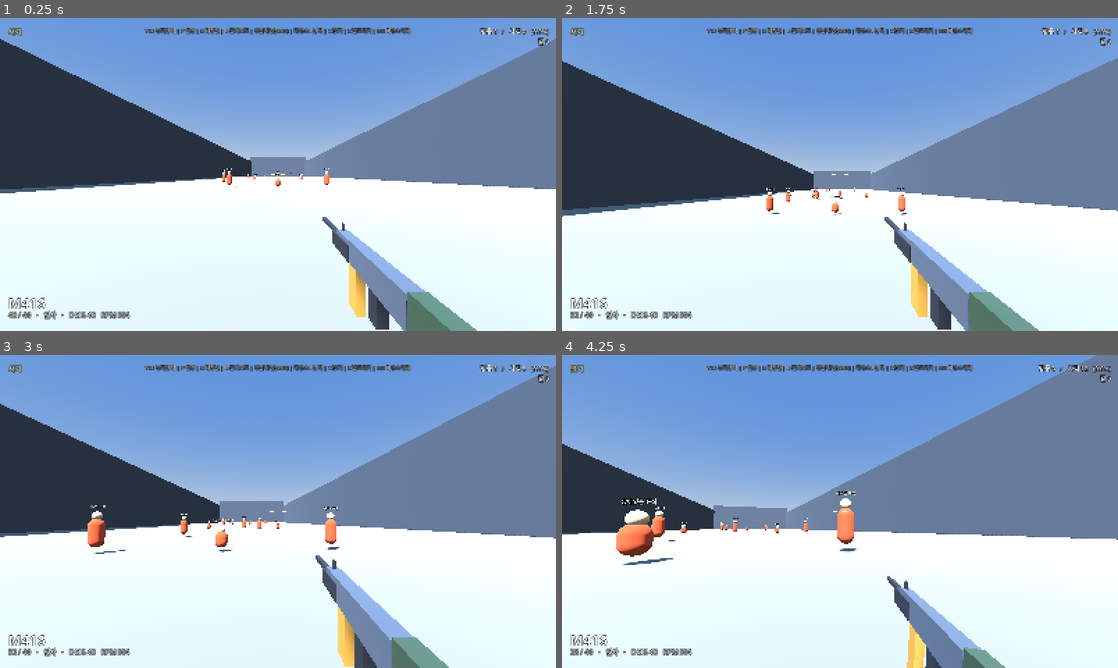
Above: before the commit, frames 1-4 (two rows, left to right).
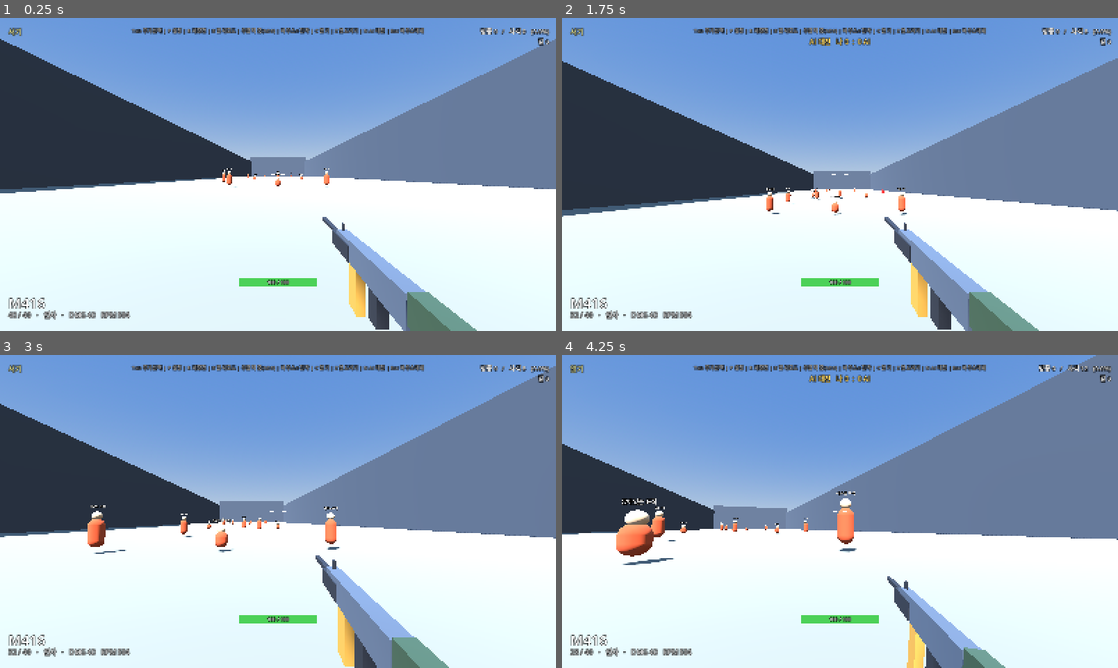
Above: after the commit, the same moments.

Repository: wqrvQ2WR/pubg-aim-trainer
Game: Godot game, scene res://scenes/Main.tscn
Same seed, same stepped clock (60 frames per second), same inputs: the game is played once before the commit and once after it.
Inputs (mouse positions are in pixels of both pictures, inside the frame that each line leads up to):
- Up to frame 1 (0.25 s): no input
- Up to frame 2 (1.75 s): tap Enter at 0.5 s; move the mouse to (867, 174) at 0.52 s; hold Right mouse button (ads) 0.53-1.28 s; hold W (move_forward) from 0.53 s (still down); tap Space (jump) at 0.77, 1.52 s; click (867, 174) at 0.8 s; move the mouse to (812, 174) at 1.27 s; click (812, 174) at 1.35 s; tap N (duel_toggle, bound only after the commit) at 1.55 s
- Up to frame 3 (3 s): keep holding W (move_forward); move the mouse to (289, 505) at 2.02 s; hold N (duel_toggle, bound only after the commit) 2.03-2.78 s; right-click (289, 505) at 2.3 s; move the mouse to (272, 517) at 2.77 s; right-click (272, 517) at 2.85 s
- Up to frame 4 (4.25 s): keep holding W (move_forward); tap Space (jump) at 3.02, 3.77 s; click (834, 517) at 3.05 s; move the mouse to (878, 514) at 3.52 s; hold C (crouch) from 3.53 s (still down); tap N (duel_toggle, bound only after the commit) at 3.8 s; tap R (reload) at 4.15 s

The runs differ from the first frame. In frame 1, 1.2% of the frame differs, in the area x 23-77%, y 3-86%; in frame 2, 1.4%; in frame 3, 1.2%; in frame 4, 1.4%.

Commit message:
AI 대전 모드 추가 (N키로 시작/종료)
- Player.gd: 체력(100)/사망/3초 리스폰 시스템 추가. 사망 중엔
  입력·이동·사격 차단. 자체 사격 레이캐스트에 collision_mask를
  명시해 AI 물리바디와 히트박스 판정이 겹치지 않게 함
- AIBot.gd: 시야 확보시 플레이어를 조준하며 스트레이핑 이동,
  0.4초 반응지연 + 2.6도 탄퍼짐이 있는 사격(완벽한 에임봇 아님),
  헤드샷 2배 데미지, 사망 후 랜덤 스폰포인트에서 3.5초 리스폰
- DuelManager.gd: N키로 모드 토글, 봇 스폰/디스폰, 킬 스코어 집계
- HUD: 체력바, "나 X : Y AI" 스코어보드, 사망 시 "사망!" 표시

Diff:
--- a/project.godot
+++ b/project.godot
@@ -41,6 +41,11 @@
 shoulder={
 "deadzone": 0.2,
 "events": [Object(InputEventMouseButton,"resource_local_to_scene":false,"resource_name":"","device":-1,"button_mask":128,"position":Vector2(0, 0),"global_position":Vector2(0, 0),"factor":1.0,"button_index":8,"canceled":false,"pressed":true,"double_click":false,"script":null)
+]
+}
+duel_toggle={
+"deadzone": 0.2,
+"events": [Object(InputEventKey,"resource_local_to_scene":false,"resource_name":"","device":-1,"window_id":0,"alt_pressed":false,"shift_pressed":false,"ctrl_pressed":false,"meta_pressed":false,"pressed":false,"keycode":0,"physical_keycode":78,"key_label":0,"unicode":110,"location":0,"echo":false,"script":null)
 ]
 }
 reload={
--- /dev/null
+++ b/scripts/AIBot.gd
@@ -0,0 +1,283 @@
+extends CharacterBody3D
+## AI 대전 상대: 시야가 확보되면 플레이어를 향해 스트레이핑하며 반응지연+탄퍼짐이
+## 있는 사격을 한다. 완벽한 에임봇이 아니라 연습 상대로 이길 수 있는 수준.
+
+signal ai_hit(damage: int, is_kill: bool)
+signal ai_died()
+signal ai_respawned()
+
+const MAX_HEALTH := 100
+const MOVE_SPEED := 3.6
+const TURN_SPEED := 3.5
+const ENGAGE_RANGE := 55.0
+const KEEP_DISTANCE_FAR := 24.0
+const KEEP_DISTANCE_NEAR := 9.0
+const FIRE_INTERVAL := 0.14
+const AIM_SPREAD_DEG := 2.6
+const REACTION_DELAY := 0.4
+const DAMAGE_PER_HIT := 18
+const RESPAWN_DELAY := 3.5
+const STRAFE_CHANGE_INTERVAL := 1.4
+const EYE_HEIGHT := 1.5
+
+const COLOR_NORMAL := Color(0.75, 0.14, 0.12)
+const COLOR_HEAD := Color(0.85, 0.55, 0.5)
+const COLOR_FLASH := Color(1.0, 0.9, 0.2)
+const COLOR_DOWNED := Color(0.3, 0.3, 0.3)
+
+var health: int = MAX_HEALTH
+var is_dead: bool = false
+var player: Node3D = null
+var spawn_points: Array = []
+
+var fire_timer: float = 0.0
+var sight_timer: float = 0.0
+var strafe_dir: int = 1
+var strafe_timer: float = STRAFE_CHANGE_INTERVAL
+var los_check_timer: float = 0.0
+var has_los_cached: bool = false
+
+var body_mesh: MeshInstance3D
+var head_mesh: MeshInstance3D
+var body_material: StandardMaterial3D
+var body_hitbox: Area3D
+var head_hitbox: Area3D
+var name_label: Label3D
+var health_label: Label3D
+
+
+func _ready() -> void:
+	collision_layer = 16
+	collision_mask = 1
+	floor_max_angle = deg_to_rad(50)
+
+	var capsule := CapsuleShape3D.new()
+	capsule.radius = 0.4
+	capsule.height = 1.8
+	var coll := CollisionShape3D.new()
+	coll.shape = capsule
+	coll.position.y = 0.9
+	add_child(coll)
+
+	_build_visuals()
+
+
+func _build_visuals() -> void:
+	body_material = StandardMaterial3D.new()
+	body_material.albedo_color = COLOR_NORMAL
+	var head_material := StandardMaterial3D.new()
+	head_material.albedo_color = COLOR_HEAD
+
+	var body_capsule := CapsuleMesh.new()
+	body_capsule.radius = 0.34
+	body_capsule.height = 1.4
+	body_mesh = MeshInstance3D.new()
+	body_mesh.mesh = body_capsule
+	body_mesh.material_override = body_material
+	body_mesh.position.y = 1.0
+	add_child(body_mesh)
+
+	var head_sphere := SphereMesh.new()
+	head_sphere.radius = 0.23
+	head_sphere.height = 0.46
+	head_mesh = MeshInstance3D.new()
+	head_mesh.mesh = head_sphere
+	head_mesh.material_override = head_material
+	head_mesh.position.y = 1.85
+	add_child(head_mesh)
+
+	body_hitbox = _make_hitbox("body", Vector3(0, 1.0, 0))
+	var body_shape := CapsuleShape3D.new()
+	body_shape.radius = 0.36
+	body_shape.height = 1.4
+	(body_hitbox.get_child(0) as CollisionShape3D).shape = body_shape
+
+	head_hitbox = _make_hitbox("head", Vector3(0, 1.85, 0))
+	var head_shape := SphereShape3D.new()
+	head_shape.radius = 0.25
+	(head_hitbox.get_child(0) as CollisionShape3D).shape = head_shape
+
+	name_label = Label3D.new()
+	name_label.text = "AI"
+	name_label.position.y = 2.3
+	name_label.font_size = 32
+	name_label.outline_size = 8
+	name_label.modulate = Color(1.0, 0.7, 0.7, 0.9)
+	add_child(name_label)
+
+	health_label = Label3D.new()
+	health_label.text = "100"
+	health_label.position.y = 2.05
+	health_label.font_size = 24
+	health_label.outline_size = 6
+	health_label.modulate = Color(1.0, 1.0, 1.0, 0.85)
+	add_child(health_label)
+
+
+func _make_hitbox(part: String, local_pos: Vector3) -> Area3D:
+	var area := Area3D.new()
+	area.set_script(load("res://scripts/Hitbox.gd"))
+	area.target = self
+	area.part = part
+	area.collision_layer = 4
+	area.collision_mask = 0
+	area.position = local_pos
+	var cs := CollisionShape3D.new()
+	area.add_child(cs)
+	add_child(area)
+	return area
+
+
+func spawn_at(pos: Vector3) -> void:
+	health = MAX_HEALTH
+	is_dead = false
+	global_position = pos
+	velocity = Vector3.ZERO
+	rotation = Vector3.ZERO
+	sight_timer = 0.0
+	fire_timer = 0.0
+	body_material.albedo_color = COLOR_NORMAL
+	health_label.text = str(health)
+	visible = true
+	for hb in [body_hitbox, head_hitbox]:
+		(hb.get_child(0) as CollisionShape3D).disabled = false
+
+
+func register_hit(damage: int, part: String, _hit_pos: Vector3) -> bool:
+	if is_dead:
+		return false
+	var dmg := damage
+	if part == "head":
+		dmg *= 2
+	health -= dmg
+	health_label.text = str(max(health, 0))
+	_flash_hit()
+	var killed := false
+	if health <= 0:
+		killed = true
+		_die()
+	ai_hit.emit(dmg, killed)
+	return killed
+
+
+func _flash_hit() -> void:
+	body_material.albedo_color = COLOR_FLASH
+	var t := get_tree().create_timer(0.08)
+	t.timeout.connect(func():
+		if not is_dead:
+			body_material.albedo_color = COLOR_NORMAL
+	)
+
+
+func _die() -> void:
+	is_dead = true
+	body_material.albedo_color = COLOR_DOWNED
+	for hb in [body_hitbox, head_hitbox]:
+		(hb.get_child(0) as CollisionShape3D).disabled = true
+	var tw := create_tween()
+	tw.tween_property(self, "rotation:x", deg_to_rad(-85), 0.25)
+	ai_died.emit()
+	get_tree().create_timer(RESPAWN_DELAY).timeout.connect(_respawn)
+
+
+func _respawn() -> void:
+	var pos: Vector3 = spawn_points[randi() % spawn_points.size()] if not spawn_points.is_empty() else global_position
+	spawn_at(pos)
+	ai_respawned.emit()
+
+
+func _has_line_of_sight() -> bool:
+	if not player:
+		return false
+	var space_state := get_world_3d().direct_space_state
+	var eye_pos := global_position + Vector3(0, EYE_HEIGHT, 0)
+	var target_pos: Vector3 = player.global_position + Vector3(0, 1.4, 0)
+	var dir := target_pos - eye_pos
+	var dist := dir.length()
+	if dist < 0.05:
+		return true
+	var to := eye_pos + dir.normalized() * (dist + 1.0)
+	var query := PhysicsRayQueryParameters3D.create(eye_pos, to)
+	query.collision_mask = 1
+	var result := space_state.intersect_ray(query)
+	if result.is_empty():
+		return true
+	return result["collider"] == player
+
+
+func _shoot_at_player() -> void:
+	if not player:
+		return
+	var space_state := get_world_3d().direct_space_state
+	var eye_pos := global_position + Vector3(0, EYE_HEIGHT, 0)
+	var target_pos: Vector3 = player.global_position + Vector3(0, randf_range(1.15, 1.6), 0)
+	var dir := (target_pos - eye_pos).normalized()
+
+	var spread := deg_to_rad(AIM_SPREAD_DEG)
+	var rand_yaw := (randf() * 2.0 - 1.0) * spread
+	var rand_pitch := (randf() * 2.0 - 1.0) * spread
+	var aim_basis := Basis.looking_at(dir, Vector3.UP)
+	var final_dir := (aim_basis * Vector3(rand_yaw, rand_pitch, -1.0)).normalized()
+
+	var to := eye_pos + final_dir * 200.0
+	var query := PhysicsRayQueryParameters3D.create(eye_pos, to)
+	query.collision_mask = 1
+	var result := space_state.intersect_ray(query)
+	if result and result.has("collider") and result["collider"] == player and player.has_method("take_hit"):
+		player.take_hit(DAMAGE_PER_HIT, result["position"])
+
+
+func _physics_process(delta: float) -> void:
+	if not is_on_floor():
+		velocity.y -= 20.0 * delta
+
+	if is_dead or not player or player.is_dead:
+		velocity.x = 0.0
+		velocity.z = 0.0
+		move_and_slide()
+		return
+
+	var to_player := player.global_position - global_position
+	to_player.y = 0.0
+	var dist := to_player.length()
+
+	los_check_timer -= delta
+	if los_check_timer <= 0.0:
+		has_los_cached = _has_line_of_sight()
+		los_check_timer = 0.15
+
+	if has_los_cached and dist < ENGAGE_RANGE and dist > 0.01:
+		sight_timer += delta
+		var forward_dir := to_player.normalized()
+		var target_yaw := atan2(forward_dir.x, forward_dir.z)
+		rotation.y = lerp_angle(rotation.y, target_yaw, TURN_SPEED * delta)
+
+		strafe_timer -= delta
+		if strafe_timer <= 0.0:
+			strafe_dir *= -1
+			strafe_timer = STRAFE_CHANGE_INTERVAL
+
+		var perp := Vector3(-forward_dir.z, 0, forward_dir.x)
+		var move_vec := perp * float(strafe_dir)
+		if dist > KEEP_DISTANCE_FAR:
+			move_vec += forward_dir * 0.6
+		elif dist < KEEP_DISTANCE_NEAR:
+			move_vec -= forward_dir * 0.6
+		if move_vec.length() > 0.01:
+			move_vec = move_vec.normalized()
+			velocity.x = move_vec.x * MOVE_SPEED
+			velocity.z = move_vec.z * MOVE_SPEED
+		else:
+			velocity.x = 0.0
+			velocity.z = 0.0
+
+		fire_timer -= delta
+		if sight_timer > REACTION_DELAY and fire_timer <= 0.0:
+			_shoot_at_player()
+			fire_timer = FIRE_INTERVAL
+	else:
+		sight_timer = 0.0
+		velocity.x = move_toward(velocity.x, 0.0, MOVE_SPEED * 4.0 * delta)
+		velocity.z = move_toward(velocity.z, 0.0, MOVE_SPEED * 4.0 * delta)
+
+	move_and_slide()
--- /dev/null
+++ b/scripts/DuelManager.gd
@@ -0,0 +1,81 @@
+extends Node3D
+## N키로 켜고 끄는 AI 대전 모드: 봇 스폰/디스폰과 킬 스코어를 관리한다.
+
+signal score_changed(player_kills: int, ai_kills: int)
+signal mode_changed(active: bool)
+
+const AIBotScript := preload("res://scripts/AIBot.gd")
+
+const SPAWN_POINTS := [
+	Vector3(-10, 0, -30), Vector3(10, 0, -30), Vector3(0, 0, -45),
+	Vector3(-14, 0, -60), Vector3(14, 0, -60), Vector3(0, 0, -20),
+	Vector3(-6, 0, -75), Vector3(6, 0, -75),
+]
+
+var player: Node = null
+var ai_bot: Node3D = null
+var mode_active: bool = false
+var player_kills: int = 0
+var ai_kills: int = 0
+
+
+func _ready() -> void:
+	if player:
+		player.died.connect(_on_player_died)
+
+
+func _unhandled_input(event: InputEvent) -> void:
+	if event.is_action_pressed("duel_toggle"):
+		toggle_mode()
+
+
+func toggle_mode() -> void:
+	if mode_active:
+		stop_mode()
+	else:
+		start_mode()
+
+
+func start_mode() -> void:
+	mode_active = true
+	player_kills = 0
+	ai_kills = 0
+	score_changed.emit(player_kills, ai_kills)
+	_spawn_bot()
+	mode_changed.emit(true)
+
+
+func stop_mode() -> void:
+	mode_active = false
+	if ai_bot:
+		ai_bot.queue_free()
+		ai_bot = null
+	mode_changed.emit(false)
+
+
+func _spawn_bot() -> void:
+	if ai_bot:
+		ai_bot.queue_free()
+		ai_bot = null
+	var bot := CharacterBody3D.new()
+	bot.set_script(AIBotScript)
+	bot.player = player
+	bot.spawn_points = SPAWN_POINTS
+	add_child(bot)
+	bot.ai_died.connect(_on_ai_died)
+	bot.spawn_at(SPAWN_POINTS[randi() % SPAWN_POINTS.size()])
+	ai_bot = bot
+
+
+func _on_ai_died() -> void:
+	if not mode_active:
+		return
+	player_kills += 1
+	score_changed.emit(player_kills, ai_kills)
+
+
+func _on_player_died() -> void:
+	if not mode_active:
+		return
+	ai_kills += 1
+	score_changed.emit(player_kills, ai_kills)
--- a/scripts/HUD.gd
+++ b/scripts/HUD.gd
@@ -2,6 +2,7 @@
 ## 크로스헤어, 무기명, 탄약, 자세, 명중 통계를 표시하는 HUD
 
 var player: Node = null
+var duel_manager: Node = null
 
 var weapon_name_label: Label
 var weapon_sub_label: Label
@@ -10,6 +11,13 @@
 var shoulder_label: Label
 var stats_label: Label
 var hint_label: Label
+var health_bg: ColorRect
+var health_fill: ColorRect
+var health_label: Label
+var duel_score_label: Label
+var death_label: Label
+
+const HEALTH_BAR_WIDTH := 224.0
 
 var shots := 0
 var hits := 0
@@ -56,8 +64,34 @@
 
 	hint_label = _make_label(15, Color(0.85, 0.85, 0.85, 0.75), HORIZONTAL_ALIGNMENT_CENTER)
 	_place(hint_label, Control.PRESET_TOP_WIDE, 0, 24, 0, 48)
-	hint_label.text = "Tab 무기선택 | P 설정 | R 재장전 | B 발사모드 | 우클릭 줌(ADS) | 마우스4 견착 | C 앉기 | Z 엎드리기 | Esc 마우스해제"
+	hint_label.text = "Tab 무기선택 | P 설정 | R 재장전 | B 발사모드 | 우클릭 줌(ADS) | 마우스4 견착 | C 앉기 | Z 엎드리기 | N AI 대전 | Esc 마우스해제"
 	add_child(hint_label)
+
+	health_bg = ColorRect.new()
+	health_bg.color = Color(0.12, 0.12, 0.12, 0.85)
+	_place(health_bg, Control.PRESET_CENTER_BOTTOM, -112, -150, 112, -128)
+	add_child(health_bg)
+
+	health_fill = ColorRect.new()
+	health_fill.color = Color(0.3, 0.85, 0.35, 0.95)
+	_place(health_fill, Control.PRESET_CENTER_BOTTOM, -112, -150, 112, -128)
+	add_child(health_fill)
+
+	health_label = _make_label(14, Color.WHITE, HORIZONTAL_ALIGNMENT_CENTER)
+	_place(health_label, Control.PRESET_CENTER_BOTTOM, -112, -150, 112, -128)
+	add_child(health_label)
+
+	duel_score_label = _make_label(20, Color(1.0, 0.85, 0.4), HORIZONTAL_ALIGNMENT_CENTER)
+	_place(duel_score_label, Control.PRESET_TOP_WIDE, 0, 52, 0, 78)
+	duel_score_label.text = ""
+	add_child(duel_score_label)
+
+	death_label = _make_label(48, Color(1.0, 0.2, 0.2), HORIZONTAL_ALIGNMENT_CENTER)
+	_place(death_label, Control.PRESET_CENTER, -300, -80, 300, -20)
+	death_label.text = ""
+	add_child(death_label)
+
+	_update_health_bar(player.health if player else 100, 100)
 
 	if player:
 		player.weapon_changed.connect(_on_weapon_changed)
@@ -68,7 +102,14 @@
 		player.shot_fired.connect(_on_shot_fired)
 		player.ads_changed.connect(_on_ads_changed)
 		player.shoulder_changed.connect(_on_shoulder_changed)
+		player.health_changed.connect(_update_health_bar)
+		player.died.connect(_on_player_died)
+		player.respawned.connect(_on_player_respawned)
 		_on_weapon_changed(player.current_weapon_id)
+
+	if duel_manager:
+		duel_manager.score_changed.connect(_on_score_changed)
+		duel_manager.mode_changed.connect(_on_duel_mode_changed)
 
 	_update_stats()
 
@@ -126,6 +167,31 @@
 
 func _on_shoulder_changed(active: bool) -> void:
 	shoulder_label.text = "견착 중" if active else ""
+
+
+func _update_health_bar(current: int, max_health: int) -> void:
+	var frac: float = clamp(float(current) / float(max_health), 0.0, 1.0)
+	health_fill.offset_right = health_fill.offset_left + HEALTH_BAR_WIDTH * frac
+	health_fill.color = Color(0.3, 0.85, 0.35, 0.95) if frac > 0.3 else Color(0.85, 0.3, 0.25, 0.95)
+	health_label.text = "%d / %d" % [max(current, 0), max_health]
+
+
+func _on_player_died() -> void:
+	death_label.text = "사망!"
+
+
+func _on_player_respawned() -> void:
+	death_label.text = ""
+
+
+func _on_score_changed(player_kills: int, ai_kills: int) -> void:
+	duel_score_label.text = "AI 대전   나 %d  :  %d AI" % [player_kills, ai_kills]
+
+
+func _on_duel_mode_changed(active: bool) -> void:
+	if not active:
+		duel_score_label.text = ""
+		death_label.text = ""
 
 
 func _on_shot_fired() -> void:
--- a/scripts/Main.gd
+++ b/scripts/Main.gd
@@ -3,12 +3,14 @@
 
 var player: CharacterBody3D
 var range_manager: Node3D
+var duel_manager: Node3D
 
 
 func _ready() -> void:
 	_build_environment()
 	_build_player()
 	_build_range()
+	_build_duel()
 	_build_ui()
 
 
@@ -99,6 +101,14 @@
 	add_child(range_manager)
 
 
+func _build_duel() -> void:
+	duel_manager = Node3D.new()
+	duel_manager.name = "DuelManager"
+	duel_manager.set_script(load("res://scripts/DuelManager.gd"))
+	duel_manager.player = player
+	add_child(duel_manager)
+
+
 func _build_ui() -> void:
 	var canvas := CanvasLayer.new()
 	add_child(canvas)
@@ -106,6 +116,7 @@
 	var hud := Control.new()
 	hud.set_script(load("res://scripts/HUD.gd"))
 	hud.player = player
+	hud.duel_manager = duel_manager
 	canvas.add_child(hud)
 
 	var weapon_select := Control.new()
--- a/scripts/Player.gd
+++ b/scripts/Player.gd
@@ -9,6 +9,9 @@
 signal shot_fired()
 signal ads_changed(active: bool)
 signal shoulder_changed(active: bool)
+signal health_changed(current: int, max_health: int)
+signal died()
+signal respawned()
 
 enum Stance { STAND, CROUCH, PRONE }
 
@@ -25,6 +28,8 @@
 const SHOULDER_FOV_MULT := 0.92
 const SHOULDER_SENS_MULT := 0.8
 const SHOULDER_RECOIL_MULT := 0.8
+const MAX_HEALTH := 100
+const RESPAWN_DELAY := 3.0
 
 const HEIGHT_STAND := 1.8
 const HEIGHT_CROUCH := 1.1
@@ -58,6 +63,10 @@
 var chamber_tween: Tween
 var is_reloading: bool = false
 
+var health: int = MAX_HEALTH
+var is_dead: bool = false
+var spawn_position: Vector3
+
 
 func _ready() -> void:
 	head = Node3D.new()
@@ -87,10 +96,53 @@
 	set_weapon(WeaponData.DEFAULT_WEAPON)
 	_apply_stance_visuals()
 	Input.mouse_mode = Input.MOUSE_MODE_CAPTURED
+	spawn_position = global_position
 
 
 func set_sensitivity(v: float) -> void:
 	sensitivity = v
+
+
+func take_hit(damage: int, _hit_pos: Vector3 = Vector3.ZERO) -> bool:
+	if is_dead:
+		return false
+	health -= damage
+	health_changed.emit(health, MAX_HEALTH)
+	if health <= 0:
+		_die()
+		return true
+	return false
+
+
+func _die() -> void:
+	is_dead = true
+	auto_hold = false
+	shots_remaining_in_trigger = 0
+	_set_ads(false)
+	_set_shoulder(false)
+	died.emit()
+	get_tree().create_timer(RESPAWN_DELAY).timeout.connect(_respawn)
+
+
+func _respawn() -> void:
+	health = MAX_HEALTH
+	is_dead = false
+	global_position = spawn_position
+	velocity = Vector3.ZERO
+	rotation.y = 0.0
+	head.rotation.x = 0.0
+	set_stance(Stance.STAND)
+	is_reloading = false
+	if chamber_tween:
+		chamber_tween.kill()
+		gun_holder.rotation = Vector3.ZERO
+		gun_holder.position = Vector3(0.28, -0.28, -0.6)
+	var w := WeaponData.get_weapon(current_weapon_id)
+	ammo_in_mag = w["magazine"]
+	shot_index = 0
+	ammo_changed.emit(ammo_in_mag, w["magazine"])
+	health_changed.emit(health, MAX_HEALTH)
+	respawned.emit()
 
 
 func set_weapon(id: String) -> void:
@@ -293,6 +345,8 @@
 
 
 func _unhandled_input(event: InputEvent) -> void:
+	if is_dead:
+		return
 	if event is InputEventMouseMotion and mouse_captured:
 		var sens_mult := _current_sens_mult()
 		rotate_y(-event.relative.x * MOUSE_SENS_BASE * sensitivity * sens_mult)
@@ -382,6 +436,12 @@
 	if not is_on_floor():
 		velocity.y -= 20.0 * delta
 
+	if is_dead:
+		velocity.x = 0.0
+		velocity.z = 0.0
+		move_and_slide()
+		return
+
 	var input_dir := Input.get_vector("move_left", "move_right", "move_forward", "move_back")
 
 	# Sprint validation
@@ -471,6 +531,7 @@
 		var query := PhysicsRayQueryParameters3D.create(origin, to)
 		query.collide_with_areas = true
 		query.collide_with_bodies = true
+		query.collision_mask = 1 | 4  # 환경/벽(1) + 표적·AI 히트박스(4). AI 물리바디(16)는 제외해 판정이 항상 히트박스로 가도록 함
 		var result := space_state.intersect_ray(query)
 		if result and result.has("collider") and result["collider"] and result["collider"].has_method("take_hit"):
 			var dmg: int = w["damage"]
Not shown, added: scripts/AIBot.gd.uid
Not shown, added: scripts/DuelManager.gd.uid
